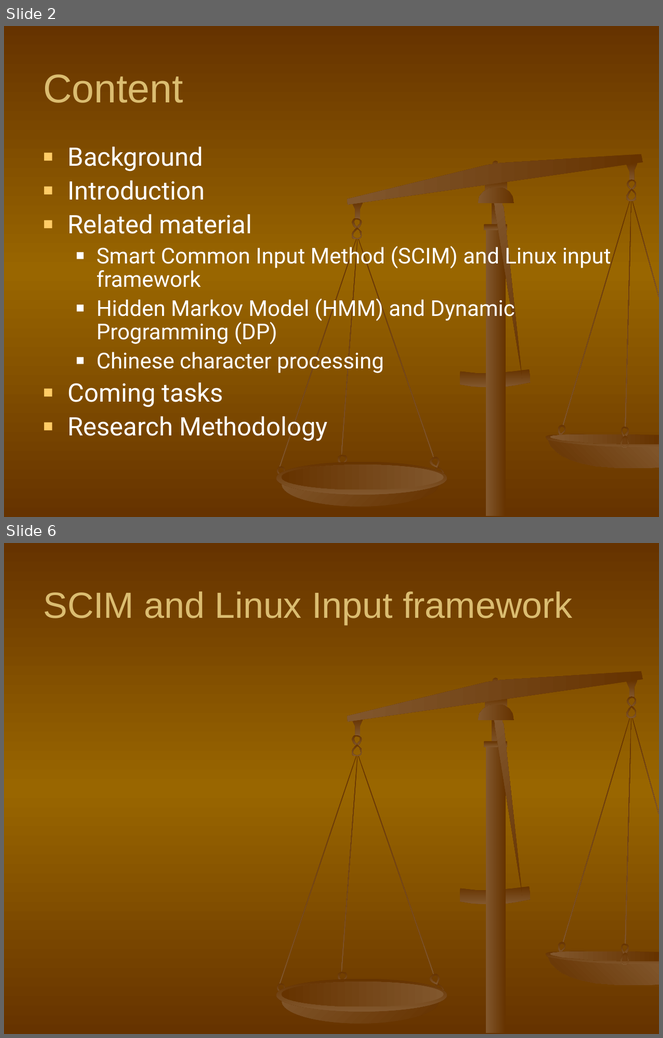
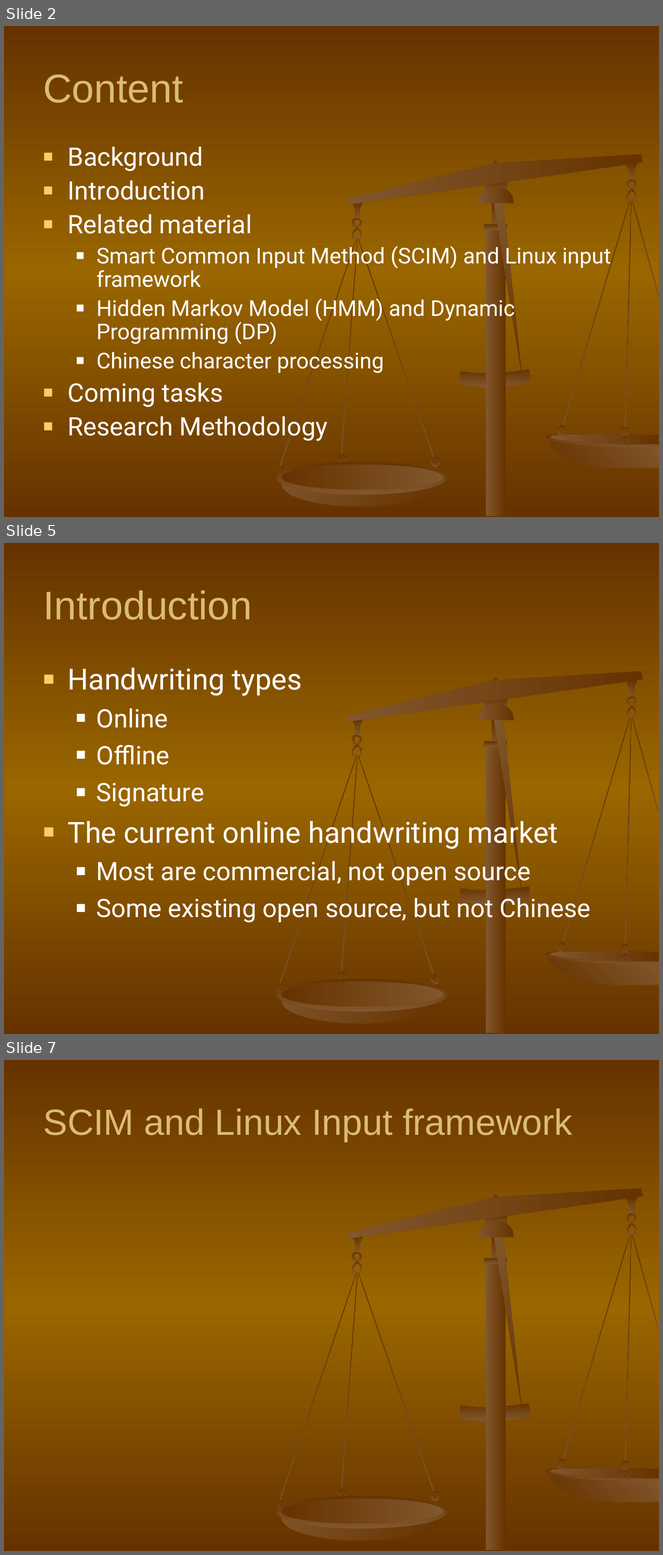
Before and after one commit to shaileshBhokare/honours, a slide deck: ITN100/Assignment/Presentation/presentation.ppt. Shown one above the other, each under a label of ours: slides 2 and 6 before the commit, slides 2, 5 and 7 after it; the slides between them are not shown. The pictures are 663x1038 and 663x1555 pixels, drawn with LibreOffice and Linux fonts; fonts in the diff are those of the drawing. Boxes give left, top, right and bottom in pixels: in the first picture for what was removed or moved away, otherwise in the second. Text is boxed around its words. In the diff, an @@ line names an element or a change of style, - is before the commit and + after.

```diff
--- a/ITN100/Assignment/Presentation/presentation.ppt
+++ b/ITN100/Assignment/Presentation/presentation.ppt
@@ slide 5 added at box(4, 543, 659, 1034), background gradient #663300 to #996600; not listed: 34 template elements that a slide beside it also shows @@
@@ title added at box(43, 590, 252, 620), 44 pt, text #DBBD71 @@
+Introduction
@@ text added at box(68, 668, 591, 924), 28 pt, text #FFFFFF @@
+■ Handwriting types
+  ■ Online
+  ■ Offline
+  ■ Signature
+■ The current online handwriting market
+  ■ Most are commercial, not open source
+  ■ Some existing open source, but not Chinese
@@ what was slide 6 is now slide 7 @@
```
Also in this commit, not shown: 3 slides changed, 1 slide removed, 1 other file.
